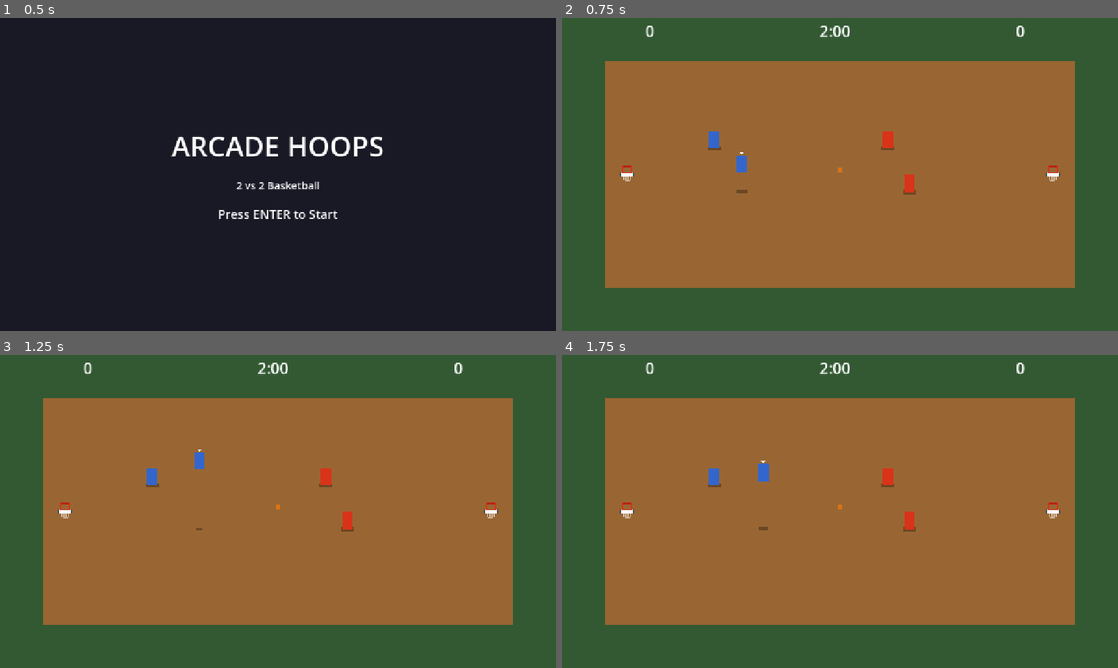
Above: before the commit, frames 1-4 (two rows, left to right).
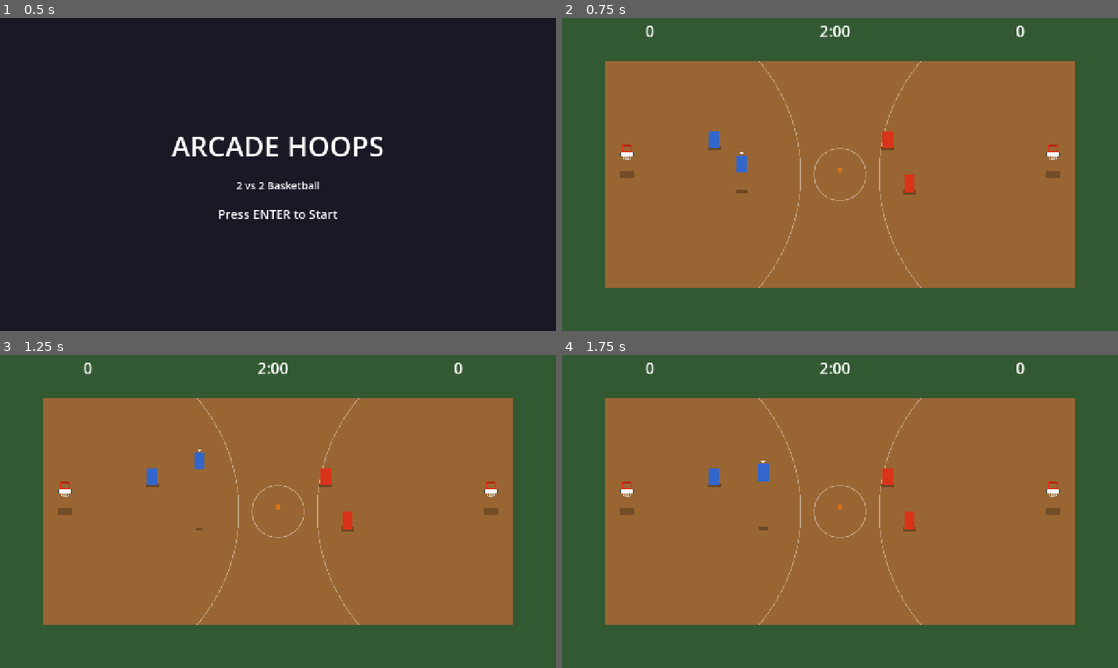
Above: after the commit, the same moments.

Repository: kfiggins/nba-jam-clone
Game: Godot game, scene res://scenes/ui/title_screen.tscn
Two runs of this game, one before a commit and one after it. Both use one fixed random seed, a clock stepped at 60 frames per second and the inputs below.
Inputs (mouse positions are in pixels of both pictures, inside the frame that each line leads up to):
- Up to frame 1 (0.5 s): no input
- Up to frame 2 (0.75 s): tap Enter (start_game) at 0.5 s; move the mouse to (962, 158) at 0.52 s; hold D (move_right) from 0.53 s (still down); tap J (shoot) at 0.6 s; click (962, 158) at 0.67 s
- Up to frame 3 (1.25 s): keep holding D (move_right)
- Up to frame 4 (1.75 s): release D (move_right) at 1.25 s; drag from (728, 527) to (840, 508) at 1.27 s

Frame 1 is identical in both runs. In frame 2, 0.6% of the frame differs, in the area x 10-90%, y 13-87%; in frame 3, 0.6%; in frame 4, 0.6%.

Commit message:
Add basket elevation, ball-through-rim fix, court markings, and 3-point scoring
- Elevate basket visuals above ground with shadow for pseudo-3D look
- Center rim at basket origin so ball drops through the middle
- Fix shot arc to arrive at rim height instead of ground level
- Snap ball to basket center on made shots for clean drop-through
- Fix dunk drop to use basket rim height with proper velocity
- Draw court markings: half-court line, center circle, 3-point arcs
- Enable 3-point zone scoring (shots beyond 400px = 3 points)
- Update default_config.tres to match code defaults

Co-Authored-By: Claude Opus 4.6 <noreply@anthropic.com>

Diff:
--- a/resources/default_config.tres
+++ b/resources/default_config.tres
@@ -8,7 +8,7 @@
 countdown_duration = 3.0
 points_per_shot = 2
 points_per_three = 3
-enable_three_point_zone = false
+enable_three_point_zone = true
 three_point_distance = 400.0
 score_pause_duration = 1.0
 inbound_position = Vector2(300, 360)
@@ -48,8 +48,8 @@
 shot_release_delay = 0.15
 shot_resolution_distance = 15.0
 shot_made_drop_velocity = Vector2(0, 30)
-shot_made_height = 10.0
-shot_made_height_velocity = -50.0
+shot_made_height = 60.0
+shot_made_height_velocity = -200.0
 shot_miss_bounce_min = 100.0
 shot_miss_bounce_max = 200.0
 shot_miss_rim_height_factor = 0.8
--- a/scenes/ball/ball.gd
+++ b/scenes/ball/ball.gd
@@ -103,10 +103,16 @@
 	var points := GameConfig.data.points_per_shot
 	dunk_made.emit(dunker, points)
 	GameManager.add_score(dunker.team, points)
-	# Ball drops through basket
+	# Ball drops through basket from rim height
+	var rim_h := 60.0
+	for node in get_tree().get_nodes_in_group("basket"):
+		var basket := node as Basket
+		if basket and basket.team_target == dunker.team:
+			rim_h = basket.rim_height
+			break
 	ground_velocity = Vector2(0.0, 30.0)
-	height = 10.0
-	height_velocity = -50.0
+	height = rim_h
+	height_velocity = GameConfig.data.shot_made_height_velocity
 	owner_changed.emit(old, null)
 	state_machine.change_state(state_machine.get_state("Loose"))
 
--- a/scenes/ball/states/shot_state.gd
+++ b/scenes/ball/states/shot_state.gd
@@ -37,11 +37,11 @@
 	var direction := (_target_pos - ball.global_position).normalized()
 	ball.global_position += direction * config.shot_speed * delta
 
-	# Arc height: blend from start height to ground, plus parabolic arc overlay
+	# Arc height: blend from start height to rim height, plus parabolic arc overlay
 	var remaining := ball.global_position.distance_to(_target_pos)
 	var progress := clampf(1.0 - remaining / _total_distance, 0.0, 1.0)
 	var peak := config.shot_arc_height
-	var base_height := lerpf(_start_height, 0.0, progress)
+	var base_height := lerpf(_start_height, _rim_height, progress)
 	ball.height = base_height + peak * config.shot_arc_curve_factor * progress * (1.0 - progress)
 
 	# Block check during block window
@@ -76,14 +76,15 @@
 	var roll := randf()
 
 	if roll < success_chance:
-		# Made shot
+		# Made shot — snap ball to basket center so it drops through the rim
+		ball.global_position = _target_pos
 		var points := _get_points(config, distance)
 		ball.shot_made.emit(shooter, points)
 		if shooter:
 			GameManager.add_score(shooter.team, points)
-		# Ball drops through basket
+		# Ball drops through basket from rim level
 		ball.ground_velocity = config.shot_made_drop_velocity
-		ball.height = config.shot_made_height
+		ball.height = _rim_height
 		ball.height_velocity = config.shot_made_height_velocity
 	else:
 		# Missed shot — ball bounces off rim
@@ -127,11 +128,12 @@
 	var shooter := ball.shot_shooter
 	var distance := _start_pos.distance_to(_target_pos)
 	var points := _get_points(config, distance)
+	ball.global_position = _target_pos
 	ball.shot_made.emit(shooter, points)
 	if shooter:
 		GameManager.add_score(shooter.team, points)
 	ball.ground_velocity = config.shot_made_drop_velocity
-	ball.height = config.shot_made_height
+	ball.height = _rim_height
 	ball.height_velocity = config.shot_made_height_velocity
 	state_machine.change_state(state_machine.get_state("Loose"))
 
--- a/scenes/court/basket.gd
+++ b/scenes/court/basket.gd
@@ -5,16 +5,21 @@
 ## Which team scores on this basket (1 or 2).
 @export var team_target: int = 1
 
-## Height of the rim in pseudo-3D space.
-var rim_height: float = 120.0
+## Height of the rim in pseudo-3D space (also controls visual elevation).
+var rim_height: float = 60.0
+
+@onready var visuals: Node2D = get_node_or_null("Visuals")
 
 
 func _ready() -> void:
 	add_to_group("basket")
+	# Elevate the hoop visuals above ground; shadow stays at ground level
+	if visuals:
+		visuals.position.y = -rim_height
 
 
 func rim_shake() -> Tween:
-	var rim := $Rim as Node2D
+	var rim := get_node_or_null("Visuals/Rim") as Node2D
 	if not rim:
 		return null
 	var config := GameConfig.data
@@ -30,7 +35,7 @@
 
 
 func net_swish() -> Tween:
-	var net := $Net as Node2D
+	var net := get_node_or_null("Visuals/Net") as Node2D
 	if not net:
 		return null
 	var tween := create_tween()
--- a/scenes/court/basket.tscn
+++ b/scenes/court/basket.tscn
@@ -5,93 +5,102 @@
 [node name="Basket" type="Node2D"]
 script = ExtResource("1")
 
-[node name="Pole" type="ColorRect" parent="."]
+[node name="Shadow" type="Node2D" parent="."]
+
+[node name="ShadowOval" type="ColorRect" parent="Shadow"]
+offset_left = -16.0
+offset_top = -8.0
+offset_right = 16.0
+offset_bottom = 8.0
+color = Color(0, 0, 0, 0.25)
+
+[node name="Visuals" type="Node2D" parent="."]
+
+[node name="Pole" type="ColorRect" parent="Visuals"]
 offset_left = -3.0
-offset_top = 10.0
+offset_top = 16.0
 offset_right = 3.0
-offset_bottom = 70.0
+offset_bottom = 60.0
 color = Color(0.5, 0.5, 0.5, 1)
 z_index = -1
 
-[node name="BackboardOutline" type="ColorRect" parent="."]
+[node name="BackboardOutline" type="ColorRect" parent="Visuals"]
 offset_left = -16.0
-offset_top = -6.0
+offset_top = 8.0
 offset_right = 16.0
-offset_bottom = 6.0
+offset_bottom = 20.0
 color = Color(0.3, 0.3, 0.3, 1)
 
-[node name="Backboard" type="ColorRect" parent="."]
+[node name="Backboard" type="ColorRect" parent="Visuals"]
 offset_left = -15.0
-offset_top = -5.0
+offset_top = 9.0
 offset_right = 15.0
-offset_bottom = 5.0
+offset_bottom = 19.0
 color = Color(0.95, 0.95, 0.95, 1)
 
-[node name="Rim" type="Node2D" parent="."]
-position = Vector2(0, -18)
+[node name="Rim" type="Node2D" parent="Visuals"]
 
-[node name="RimBack" type="ColorRect" parent="Rim"]
+[node name="RimBack" type="ColorRect" parent="Visuals/Rim"]
 offset_left = -12.0
-offset_top = -2.0
+offset_top = -8.0
 offset_right = 12.0
-offset_bottom = 2.0
+offset_bottom = -4.0
 color = Color(0.7, 0.15, 0.08, 1)
 
-[node name="RimLeft" type="ColorRect" parent="Rim"]
+[node name="RimLeft" type="ColorRect" parent="Visuals/Rim"]
 offset_left = -12.0
-offset_top = -2.0
+offset_top = -8.0
 offset_right = -8.0
-offset_bottom = 14.0
+offset_bottom = 8.0
 color = Color(0.85, 0.2, 0.1, 1)
 
-[node name="RimRight" type="ColorRect" parent="Rim"]
+[node name="RimRight" type="ColorRect" parent="Visuals/Rim"]
 offset_left = 8.0
-offset_top = -2.0
+offset_top = -8.0
 offset_right = 12.0
-offset_bottom = 14.0
+offset_bottom = 8.0
 color = Color(0.85, 0.2, 0.1, 1)
 
-[node name="RimFront" type="ColorRect" parent="Rim"]
+[node name="RimFront" type="ColorRect" parent="Visuals/Rim"]
 offset_left = -12.0
-offset_top = 12.0
+offset_top = 6.0
 offset_right = 12.0
-offset_bottom = 16.0
+offset_bottom = 10.0
 color = Color(0.85, 0.2, 0.1, 1)
 
-[node name="Net" type="Node2D" parent="."]
-position = Vector2(0, -18)
+[node name="Net" type="Node2D" parent="Visuals"]
 
-[node name="NetLine1" type="ColorRect" parent="Net"]
+[node name="NetLine1" type="ColorRect" parent="Visuals/Net"]
 offset_left = -8.0
-offset_top = 16.0
+offset_top = 10.0
 offset_right = -6.0
-offset_bottom = 30.0
+offset_bottom = 24.0
 color = Color(1, 1, 1, 0.6)
 
-[node name="NetLine2" type="ColorRect" parent="Net"]
+[node name="NetLine2" type="ColorRect" parent="Visuals/Net"]
 offset_left = -3.0
-offset_top = 16.0
+offset_top = 10.0
 offset_right = -1.0
-offset_bottom = 32.0
+offset_bottom = 26.0
 color = Color(1, 1, 1, 0.6)
 
-[node name="NetLine3" type="ColorRect" parent="Net"]
+[node name="NetLine3" type="ColorRect" parent="Visuals/Net"]
 offset_left = 1.0
-offset_top = 16.0
+offset_top = 10.0
 offset_right = 3.0
-offset_bottom = 32.0
+offset_bottom = 26.0
 color = Color(1, 1, 1, 0.6)
 
-[node name="NetLine4" type="ColorRect" parent="Net"]
+[node name="NetLine4" type="ColorRect" parent="Visuals/Net"]
 offset_left = 6.0
-offset_top = 16.0
+offset_top = 10.0
 offset_right = 8.0
-offset_bottom = 30.0
+offset_bottom = 24.0
 color = Color(1, 1, 1, 0.6)
 
-[node name="NetBottom" type="ColorRect" parent="Net"]
+[node name="NetBottom" type="ColorRect" parent="Visuals/Net"]
 offset_left = -5.0
-offset_top = 30.0
+offset_top = 24.0
 offset_right = 5.0
-offset_bottom = 34.0
+offset_bottom = 28.0
 color = Color(1, 1, 1, 0.5)
--- a/scenes/court/court.tscn
+++ b/scenes/court/court.tscn
@@ -1,4 +1,6 @@
-[gd_scene format=3]
+[gd_scene load_steps=2 format=3]
+
+[ext_resource type="Script" path="res://scenes/court/court_markings.gd" id="1"]
 
 [node name="Court" type="Node2D"]
 
@@ -13,3 +15,6 @@
 offset_right = 1180.0
 offset_bottom = 620.0
 color = Color(0.6, 0.4, 0.2, 1)
+
+[node name="CourtMarkings" type="Node2D" parent="."]
+script = ExtResource("1")
--- /dev/null
+++ b/scenes/court/court_markings.gd
@@ -0,0 +1,49 @@
+extends Node2D
+## Draws basketball court markings: half-court line, center circle, and 3-point arcs.
+
+const COURT_TOP := 100.0
+const COURT_BOTTOM := 620.0
+const COURT_LEFT := 100.0
+const COURT_RIGHT := 1180.0
+const COURT_CENTER_X := 640.0
+const COURT_CENTER_Y := 360.0
+const BASKET_RIGHT_X := 1130.0
+const BASKET_LEFT_X := 150.0
+const CENTER_CIRCLE_RADIUS := 60.0
+const LINE_COLOR := Color(1, 1, 1, 0.4)
+const LINE_WIDTH := 2.0
+
+
+func _draw() -> void:
+	# Half-court line
+	draw_line(Vector2(COURT_CENTER_X, COURT_TOP), Vector2(COURT_CENTER_X, COURT_BOTTOM), LINE_COLOR, LINE_WIDTH)
+
+	# Center circle
+	draw_arc(Vector2(COURT_CENTER_X, COURT_CENTER_Y), CENTER_CIRCLE_RADIUS, 0, TAU, 32, LINE_COLOR, LINE_WIDTH)
+
+	# 3-point arcs
+	var three_pt_radius := GameConfig.data.three_point_distance
+	if three_pt_radius <= 0:
+		return
+
+	var court_half_height := COURT_CENTER_Y - COURT_TOP  # 260
+	var clamped_ratio := clampf(court_half_height / three_pt_radius, -1.0, 1.0)
+	var half_angle := asin(clamped_ratio)
+
+	# Right basket arc (faces left toward center court)
+	var right_center := Vector2(BASKET_RIGHT_X, COURT_CENTER_Y)
+	draw_arc(right_center, three_pt_radius, PI - half_angle, PI + half_angle, 32, LINE_COLOR, LINE_WIDTH)
+
+	# Left basket arc (faces right toward center court)
+	var left_center := Vector2(BASKET_LEFT_X, COURT_CENTER_Y)
+	draw_arc(left_center, three_pt_radius, -half_angle, half_angle, 32, LINE_COLOR, LINE_WIDTH)
+
+	# Straight sideline portions (from arc endpoints to baseline) when arc doesn't reach sidelines
+	if three_pt_radius < court_half_height:
+		var arc_y_offset := three_pt_radius
+		# Right basket: horizontal lines to right baseline
+		draw_line(Vector2(BASKET_RIGHT_X, COURT_CENTER_Y - arc_y_offset), Vector2(COURT_RIGHT, COURT_CENTER_Y - arc_y_offset), LINE_COLOR, LINE_WIDTH)
+		draw_line(Vector2(BASKET_RIGHT_X, COURT_CENTER_Y + arc_y_offset), Vector2(COURT_RIGHT, COURT_CENTER_Y + arc_y_offset), LINE_COLOR, LINE_WIDTH)
+		# Left basket: horizontal lines to left baseline
+		draw_line(Vector2(BASKET_LEFT_X, COURT_CENTER_Y - arc_y_offset), Vector2(COURT_LEFT, COURT_CENTER_Y - arc_y_offset), LINE_COLOR, LINE_WIDTH)
+		draw_line(Vector2(BASKET_LEFT_X, COURT_CENTER_Y + arc_y_offset), Vector2(COURT_LEFT, COURT_CENTER_Y + arc_y_offset), LINE_COLOR, LINE_WIDTH)
--- a/scripts/resources/game_config_data.gd
+++ b/scripts/resources/game_config_data.gd
@@ -6,7 +6,7 @@
 @export var countdown_duration: float = 3.0 # seconds
 @export var points_per_shot: int = 2
 @export var points_per_three: int = 3
-@export var enable_three_point_zone: bool = false
+@export var enable_three_point_zone: bool = true
 @export var three_point_distance: float = 400.0
 @export var score_pause_duration: float = 1.0
 @export var inbound_position: Vector2 = Vector2(300, 360)
--- a/tests/test_data_tuning.gd
+++ b/tests/test_data_tuning.gd
@@ -32,10 +32,10 @@
 	assert_eq(GameConfig.data.shot_made_drop_velocity, Vector2(0.0, 30.0))
 
 func test_config_shot_made_height() -> void:
-	assert_eq(GameConfig.data.shot_made_height, 10.0)
+	assert_eq(GameConfig.data.shot_made_height, 60.0)
 
 func test_config_shot_made_height_velocity() -> void:
-	assert_eq(GameConfig.data.shot_made_height_velocity, -50.0)
+	assert_eq(GameConfig.data.shot_made_height_velocity, -200.0)
 
 func test_config_shot_miss_rim_height_factor() -> void:
 	assert_eq(GameConfig.data.shot_miss_rim_height_factor, 0.8)
--- a/tests/test_game_config.gd
+++ b/tests/test_game_config.gd
@@ -7,7 +7,7 @@
 	assert_eq(config.countdown_duration, 3.0, "Default countdown should be 3s")
 	assert_eq(config.points_per_shot, 2, "Default points per shot should be 2")
 	assert_eq(config.points_per_three, 3, "Default 3-pointer should be 3 points")
-	assert_eq(config.enable_three_point_zone, false, "3-point zone off by default")
+	assert_eq(config.enable_three_point_zone, true, "3-point zone enabled by default")
 
 
 func test_game_config_data_player_defaults() -> void:
--- a/tests/test_juice.gd
+++ b/tests/test_juice.gd
@@ -132,8 +132,8 @@
 func test_rim_node_exists_in_basket() -> void:
 	var basket: Basket = load("res://scenes/court/basket.tscn").instantiate() as Basket
 	add_child(basket)
-	var rim: Node2D = basket.get_node("Rim") as Node2D
-	assert_not_null(rim, "Basket should have a Rim child")
+	var rim: Node2D = basket.get_node("Visuals/Rim") as Node2D
+	assert_not_null(rim, "Basket should have a Visuals/Rim child")
 	basket.queue_free()
 
 
